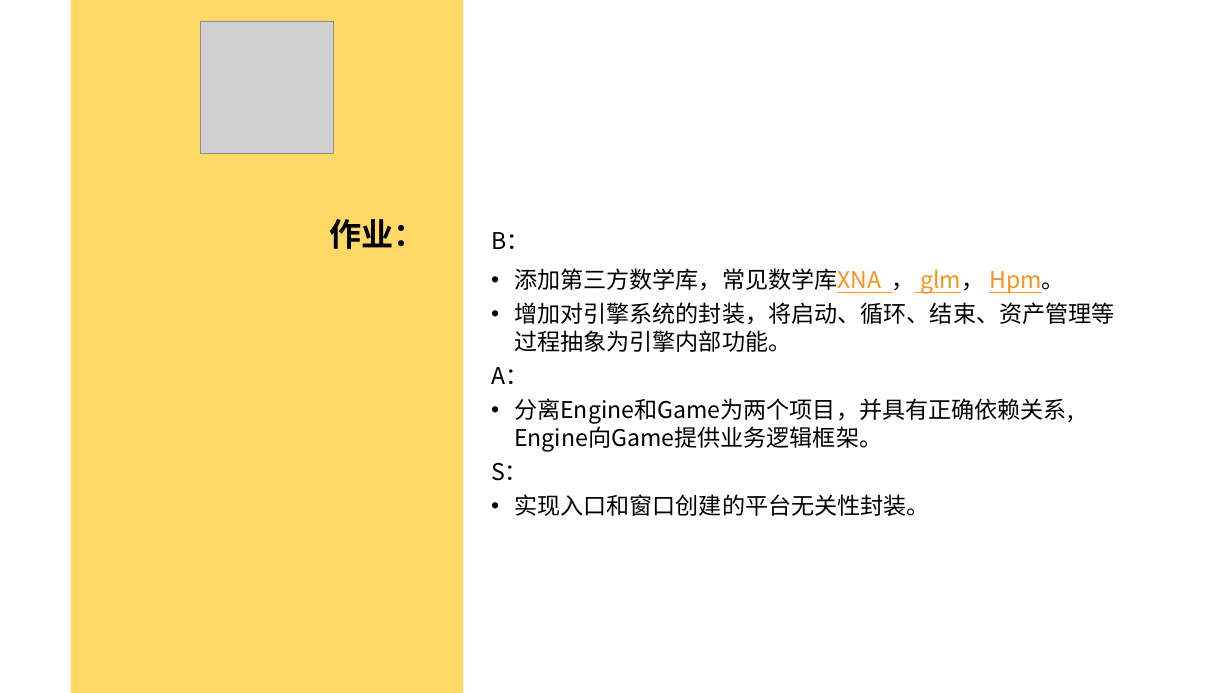
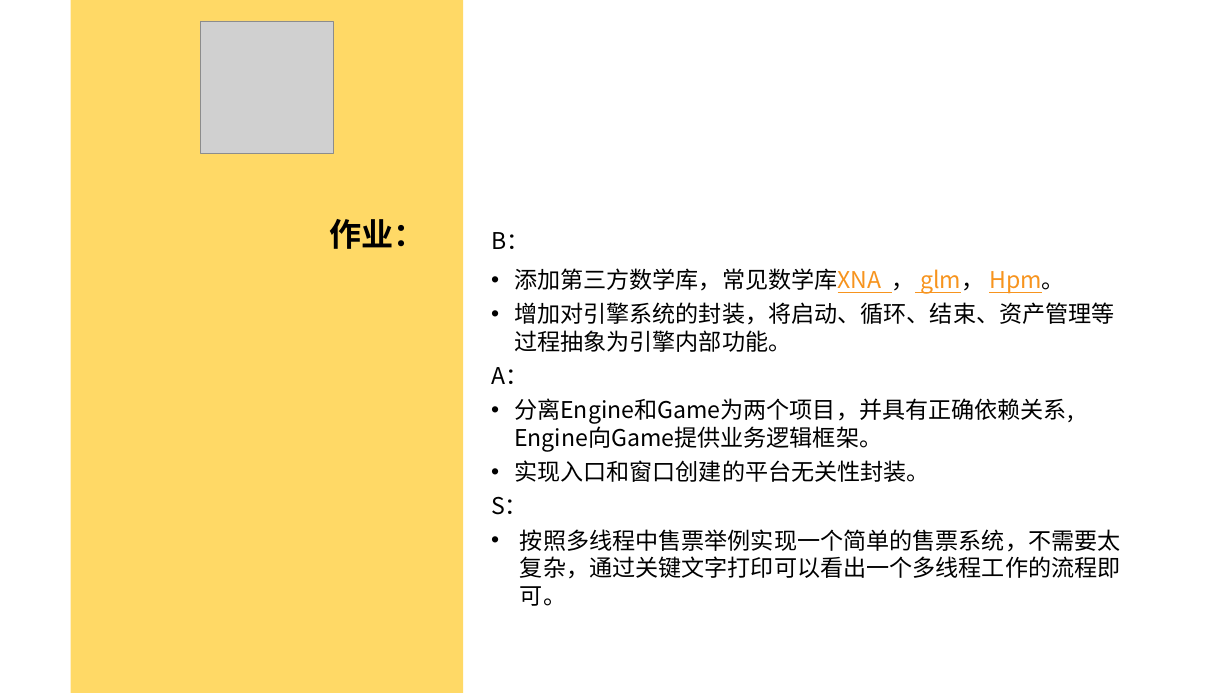
Before and after one commit to doomlover/KSGameEngineTutorials, a slide deck: slide 31 of PPTs/04.引擎基础概念与底层实用系统.pptx. Drawn at 1232x693 pixels with LibreOffice and Linux fonts; fonts in the diff are those of the drawing; grey boxes stand for pictures. Boxes give left, top, right and bottom in pixels: in the first picture for what was removed or moved away, otherwise in the second. Text is boxed around its words. In the diff, an @@ line names an element or a change of style, - is before the commit and + after.

```diff
--- a/PPTs/04.引擎基础概念与底层实用系统.pptx
+++ b/PPTs/04.引擎基础概念与底层实用系统.pptx
@@ text at (x1=514, y1=460, x2=930, y2=482): paragraph added @@
+  • 实现入口和窗口创建的平台无关性封装。
@@ text at (x1=520, y1=529, x2=1121, y2=606): text changed @@
-  • 实现入口和窗口创建的平台无关性封装。
+  • 按照多线程中售票举例实现一个简单的售票系统，不需要太复杂，通过关键文字打印可以看出一个多线程工作的流程即可。
```
Also in this commit, not shown: 10 other slides changed.
